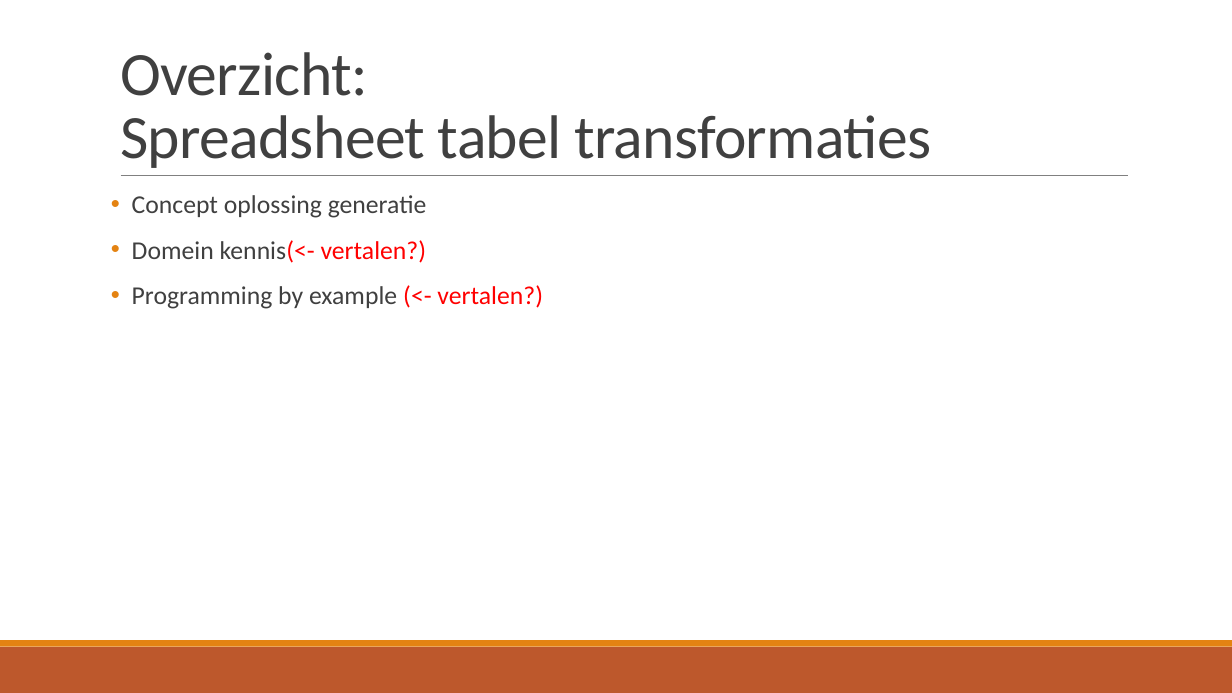
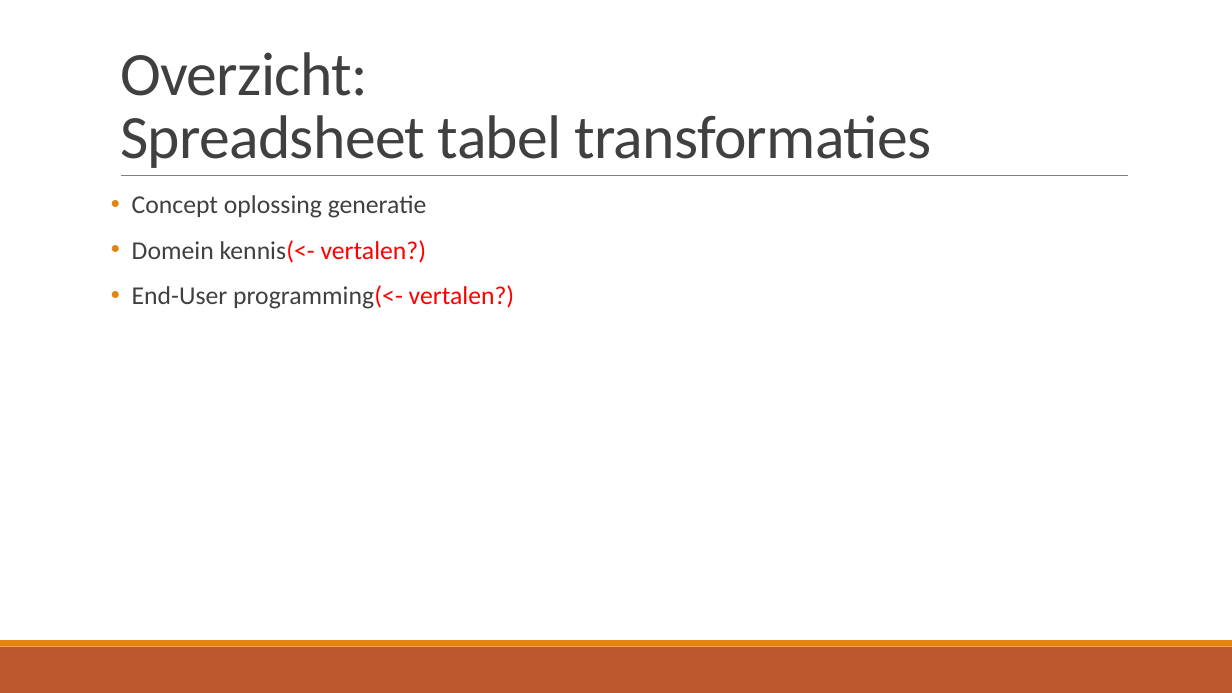
Before and after one commit to TomDeGroote/Bachelorproef, a slide deck: slide 9 of Opdracht 2/Literatuurstudie.pptx. Drawn at 1232x693 pixels with LibreOffice and Linux fonts; fonts in the diff are those of the drawing. Boxes give left, top, right and bottom in pixels: in the first picture for what was removed or moved away, otherwise in the second. Text is boxed around its words. In the diff, an @@ line names an element or a change of style, - is before the commit and + after.

Commit message:
Updated powerpoint - Spreadsheet Tabel Transformations

```diff
--- a/Opdracht 2/Literatuurstudie.pptx
+++ b/Opdracht 2/Literatuurstudie.pptx
@@ text at <box>132,285,515,309</box>: text changed @@
-• Programming by example (<- vertalen?)
+• End-User programming(<- vertalen?)
```
Also in this commit, not shown: 4 other slides changed, 1 slide added, 1 slide removed.
